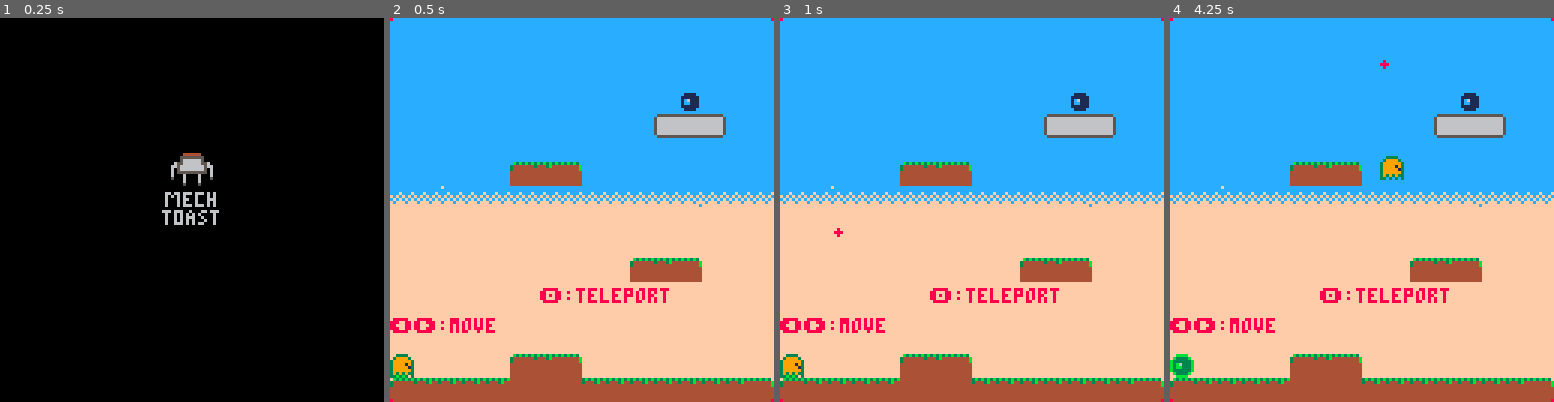
Above: before the commit, frames 1-4 (left to right).
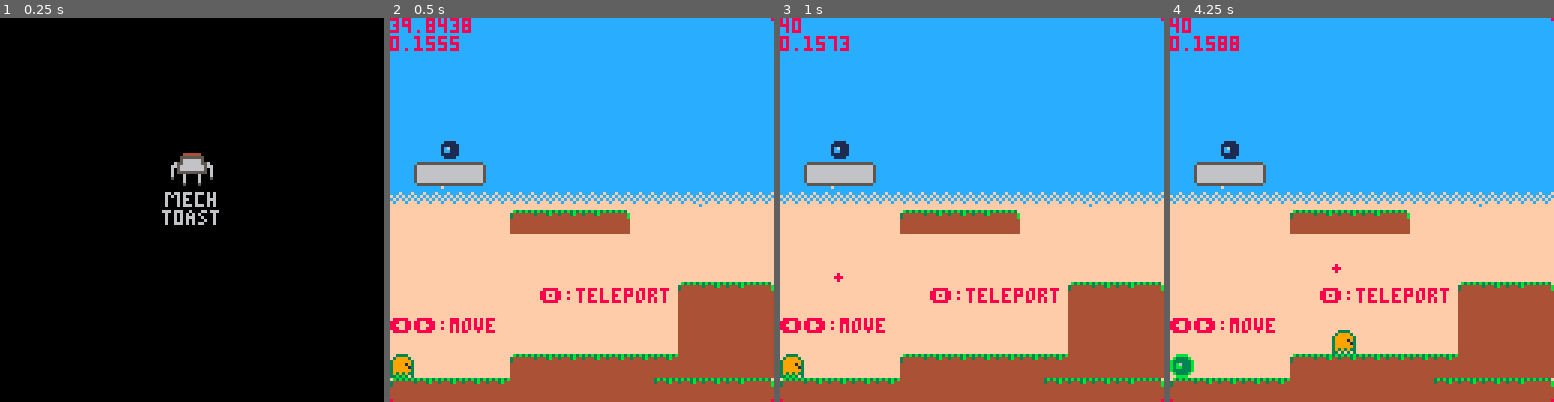
Above: after the commit, the same moments.

Repository: m-r-hunt/Pico-8-Carts
Game: PICO-8 cartridge telegren.p8
Two runs of this game, one before a commit and one after it. Both use one fixed random seed, a clock stepped at 60 frames per second and the inputs below.
Inputs:
- Up to frame 1 (0.25 s): no input
- Up to frame 2 (0.5 s): tap X (X key) at 0.33 s
- Up to frame 3 (1 s): tap O (Z key) at 0.7 s
- Up to frame 4 (4.25 s): tap X (X key) at 1.07, 1.85, 2.97, 4.08 s; hold Right 1.6-2.1 s; tap O (Z key) every 0.4 s from 1.7 to 4.1 s; hold Up 2.15-2.42 s; hold Right 2.47-3.03 s; hold Left 3.08-3.58 s; hold Down 3.63-3.97 s; hold Right from 4.02 s (still down)

Frame 1 is identical in both runs. In frame 2, 16% of the frame differs, in the area x 0-100%, y 0-96%; in frame 3, 15%; in frame 4, 16%.

Commit message:
Some improvements to telegren.

Diff:
--- a/telegren.p8
+++ b/telegren.p8
@@ -38,6 +38,8 @@
   pstarty=112},
  {pstartx=0,
   pstarty=112},
+ {pstartx=0,
+  pstarty=112},
 }
 
 p={x=levels[1].pstartx,y=levels[1].pstarty,dx=0,dy=0,w=7,h=7}
@@ -46,7 +48,7 @@
 
 pspeed=2
 
-g=.75
+g=1
 max_g=6
 
 function _draw()
@@ -70,10 +72,18 @@
  pset(127,0,8)
  pset(0,127,8)
  pset(127,127,8)
+
+ cursor(0,0)
+ print(stat(0))
+ print(stat(1))
 end
 
 function _update()
  frame+=1
+
+ fset(42,0,true)
+ palt(2,false)
+
  if btn(0) then
   p.dx=-pspeed
   pdir=-1
@@ -94,12 +104,14 @@
  local c1=move_thing(p)
  if c1 and band(2,p.ycoll)~=0 then
   p.dy=-8
-  p.ycoll=0
  elseif c1 and (band(4,p.xcoll)~=0 or band(4,p.ycoll)~=0) then
   advance_level()
-  p.xcoll=0
-  p.ycoll=0
- end
+ elseif c1 and band(16,p.ycoll)!=0 then
+  fset(42,0,false)
+  palt(2,true)
+ end
+ p.xcoll=0
+ p.ycoll=0
  if (gren.active) then
   apply_gravity(gren)
   local c=move_thing(gren)
@@ -140,8 +152,8 @@
  local coll=false
  if (dy>0) h=t.h
  for i=st_x,tgt_x,dx do
-  if check_flags(i+w,t.y)==0 and
-     check_flags(i+w,t.y+t.h)==0
+  if band(check_flags(i+w,t.y),1)==0 and
+     band(check_flags(i+w,t.y+t.h),1)==0
   then
    t.x=i
   else
@@ -155,8 +167,8 @@
   end
  end
  for i=st_y,tgt_y,dy do
-  if check_flags(t.x,i+h)==0 and
-     check_flags(t.x+t.w,i+h)==0
+  if band(check_flags(t.x,i+h),1)==0 and
+     band(check_flags(t.x+t.w,i+h),1)==0
   then
    t.y=i
   else
@@ -316,169 +328,298 @@
 
 
 
+…(129 lines of a section not shown)…
 __gff__
-0000000101010300050000000000000000000001010000000001010100000000000000000000000000090000000000000000000000000000000000000000000000000000000000000000000000000000000000000000000000000000000000000000000000000000000000000000000000000000000000000000000000000000
+0000000101010300050000000000000000000001010000000001010100000000000000000000000000090911110000000000000000000000000000000000000000000000000000000000000000000000000000000000000000000000000000000000000000000000000000000000000000000000000000000000000000000000
 0000000000000000000000000000000000000000000000000000000000000000000000000000000000000000000000000000000000000000000000000000000000000000000000000000000000000000000000000000000000000000000000000000000000000000000000000000000000000000000000000000000000000000
 __map__
 3434343434343434343434343434343400000000000000000000000000000000000000000000000000000000000000000000000000000000000000000000000000000000000000000000000000000000000000000000000000000000000000000000000000000000000000000000000000000000000000000000000000000000
 3434343434343434343434343434343400000000000000000000000000000000000000000000000000000000000000000000000000000000000000000000000000000000000000000000000000000000000000000000000000000000000000000000000000000000000000000000000000000000000000000000000000000000
 3434343434343434343434343434343400000000000000000000000000000000000000000000000000000000000800000000000000000000000000000000000000000000000000000000000000000000000000000000000000000000000000000000000000000000000000000000000000000000000000000000000000000000
-3434343434343434343434343434343400000000000000000000000008000000000000000000000000000000191a1b000000000000000000000000000000000000000000000000000000000000000000000000000000000000000000000000000000000000000000000000000000000000000000000000000000000000000000
-343434343434343434343434343434340000000000000000000000191a1b0000000000000000000000000000000000000000000000000000000000000000000000000000000000000000000000000000000000000000000000000000000000000000000000000000000000000000000000000000000000000000000000000000
-3434343434343434343434343434343400000000000000000000000000000000000000000000000000000000000000000000001303000000000000000000000000000000000000000000000000000000000000000000000000000000000000000000000000000000000000000000000000000000000000000000000000000000
-3434343434343434343434343434343400000000001303140000000000000000000000000000000000130314000000000000000000000000000000000000000000000000000000000000000000000000000000000000000000000000000000000000000000000000000000000000000000000000000000000000000000000000
-3232313232323232323232323332323200000000000000000000000000000000000000000000000000000000000000000000000000000000000000000000000000000000000000000000000000000000000000000000000000000000000000000000000000000000000000000000000000000000000000000000000000000000
-3030303030303030303030303030303000000000000000000000000000000000000000000000000000000000000000000000000000000000000000000000000000000000000000000000000000000000000000000000000000000000000000000000000000000000000000000000000000000000000000000000000000000000
-3030303030303030303030303030303000000000000000000000000000000000000000000000000000000000000000000000000000000000000000000000080000000000000000000000000000000000000000000000000000000000000000000000000000000000000000000000000000000000000000000000000000000000
-30303030303030303030303030303030000000000000000000001303140000000000000000000000000000000000000013140000000000292929292929191a1b00000000000000000000000000000000000000000000000000000000000000000000000000000000000000000000000000000000000000000000000000000000
-3030303030303030303030303030303000000000000000000000101010000000000000000000000000000000000000000000000000000000000000000000000000000000000000000000000000000000000000000000000000000000000000000000000000000000000000000000000000000000000000000000000000000000
-3030303030303030303030303030303000000000000000000000001000000000000000000000000000000000000000000000000000000000000000000000000000000000000000000000000000000000000000000000000000000000000000000000000000000000000000000000000000000000000000000000000000000000
-3030303030303030303030303030303000000000000000000000000000000000000000000000000000000000000000000000000000000000000000000000000000000000000000000000000000000000000000000000000000000000000000000000000000000000000000000000000000000000000000000000000000000000
-3030303030303030303030303030303000000000001303140000000000000000000000000000000000000000000000000000000000000000000000000000000000000000000000000000000000000000000000000000000000000000000000000000000000000000000000000000000000000000000000000000000000000000
-3030303030303030303030303030303013030303030505050303030303030314130303030314061303030303030303141303030303030303030303030303031400000000000000000000000000000000000000000000000000000000000000000000000000000000000000000000000000000000000000000000000000000000
-0000000000000000000000000000000000000000000000000000000000000000000000000000000000000000000000000000000000000000000000000000000000000000000000000000000000000000000000000000000000000000000000000000000000000000000000000000000000000000000000000000000000000000
-0000000000000000000000000000000000000000000000000000000000000000000000000000000000000000000000000000000000000000000000000000000000000000000000000000000000000000000000000000000000000000000000000000000000000000000000000000000000000000000000000000000000000000
-0000000000000000000000000000000000000000000000000000000000000000000000000000000000000000000000000000000000000000000000000000000000000000000000000000000000000000000000000000000000000000000000000000000000000000000000000000000000000000000000000000000000000000
-0000000000000000000000000000000000000000000000000000000000000000000000000000000000000000000000000000000000000000000000000000000000000000000000000000000000000000000000000000000000000000000000000000000000000000000000000000000000000000000000000000000000000000
-0000000000000000000000000000000000000000000000000000000000000000000000000000000000000000000000000000000000000000000000000000000000000000000000000000000000000000000000000000000000000000000000000000000000000000000000000000000000000000000000000000000000000000
-0000000000000000000000000000000000000000000000000000000000000000000000000000000000000000000000000000000000000000000000000000000000000000000000000000000000000000000000000000000000000000000000000000000000000000000000000000000000000000000000000000000000000000
-0000000000000000000000000000000000000000000000000000000000000000000000000000000000000000000000000000000000000000000000000000000000000000000000000000000000000000000000000000000000000000000000000000000000000000000000000000000000000000000000000000000000000000
-0000000000000000000000000000000000000000000000000000000000000000000000000000000000000000000000000000000000000000000000000000000000000000000000000000000000000000000000000000000000000000000000000000000000000000000000000000000000000000000000000000000000000000
-0000000000000000000000000000000000000000000000000000000000000000000000000000000000000000000000000000000000000000000000000000000000000000000000000000000000000000000000000000000000000000000000000000000000000000000000000000000000000000000000000000000000000000
-0000000000000000000000000000000000000000000000000000000000000000000000000000000000000000000000000000000000000000000000000000000000000000000000000000000000000000000000000000000000000000000000000000000000000000000000000000000000000000000000000000000000000000
-0000000000000000000000000000000000000000000000000000000000000000000000000000000000000000000000000000000000000000000000000000000000000000000000000000000000000000000000000000000000000000000000000000000000000000000000000000000000000000000000000000000000000000
-0000000000000000000000000000000000000000000000000000000000000000000000000000000000000000000000000000000000000000000000000000000000000000000000000000000000000000000000000000000000000000000000000000000000000000000000000000000000000000000000000000000000000000
-0000000000000000000000000000000000000000000000000000000000000000000000000000000000000000000000000000000000000000000000000000000000000000000000000000000000000000000000000000000000000000000000000000000000000000000000000000000000000000000000000000000000000000
-0000000000000000000000000000000000000000000000000000000000000000000000000000000000000000000000000000000000000000000000000000000000000000000000000000000000000000000000000000000000000000000000000000000000000000000000000000000000000000000000000000000000000000
-0000000000000000000000000000000000000000000000000000000000000000000000000000000000000000000000000000000000000000000000000000000000000000000000000000000000000000000000000000000000000000000000000000000000000000000000000000000000000000000000000000000000000000
-0000000000000000000000000000000000000000000000000000000000000000000000000000000000000000000000000000000000000000000000000000000000000000000000000000000000000000000000000000000000000000000000000000000000000000000000000000000000000000000000000000000000000000
-…(130 lines of a section not shown)…
+3434343434343434343434343434343400000000000000000000000000000000000000050505050505050505191a1b000000000000000000000000000000000000000000000000000000000000000000000000000000000000000000000000000000000000000000000000000000000000000000000000000000000000000000
+3434343434343434343434343434343400000000000000000000000000000000000000000000000000000000000000000000000000000000000000080000000000000000000000000000000000080000000000000000000000000000000000000000000000000000000000000000000000000000000000000000000000000000
+34343434343434343434343434343434000008000000000000000000000000000000000000000000000000000000000000000000000000000000191a1b0000000000000000000000002a2a2a191a1b00000000000000000000000000000000000000000000000000000000000000000000000000000000000000000000000000
+3434343434343434343434343434343400191a1b000000000000000000000000000000000000000000000000000000000000000000000000000000000000000000000000000000000000000000000000000000000000000000000000000000000000000000000000000000000000000000000000000000000000000000000000
+323231323232323232323232333232320000000000000000000000000000000000000000000000000000000000000000000000000000000000000000000000000000000000000000001c000000000000000000000000000000000000000000000000000000000000000000000000000000000000000000000000000000000000
+303030303030303030303030303030300000000000130303031400000000000006000000000000000000000000000000000000131400000000000000000000000505050505050505052c050000000000000000000000000000000000000000000000000000000000000000000000000000000000000000000000000000000000
+3030303030303030303030303030303000000000000000000000000000000000000000000000000005050505000000000000000000000000000000000000000029292929292929292a00000000000000000000000000000000000000000000000000000000000000000000000000000000000000000000000000000000000000
+3030303030303030303030303030303000000000000000000000000000000000000000000000000005050505000000000000000000000000000000000000000000000000000000002a00000000000000000000000000000000000000000000000000000000000000000000000000000000000000000000000000000000000000
+3030303030303030303030303030303000000000000000000000000013030314000006050505050505050505000000001314000000000029292929292905060500000000000000002a00000015050505000000000000000000000000000000000000000000000000000000000000000000000000000000000000000000000000
+3030303030303030303030303030303000000000000000000000001005050505050505050505050505050505000000000000000000000000000000000000000000000000000000002a00000000000000000000000000000000000000000000000000000000000000000000000000000000000000000000000000000000000000
+3030303030303030303030303030303000000000000000000000000005050505000000000000000000000000000000000000000000000000000000000000000000000000000000002a00000000000000000000000000000000000000000000000000000000000000000000000000000000000000000000000000000000000000
+303030303030303030303030303030300000000000130303030303030505050500000000000000000000000000000000000000000000000000000000000000000000000000001c002a00000000000008000000000000000000000000000000000000000000000000000000000000000000000000000000000000000000000000
+303030303030303030303030303030301303030303050505050505030303031413030303030303030303031405060314130303030303030303030303030303141303030303032c030303030303030314000000000000000000000000000000000000000000000000000000000000000000000000000000000000000000000000
+0000000000000000000000000000000000000000000000000000000000000000000000000000000000000000000000000000000000000000000000000000000000000000000000000000000000000000000000000000000000000000000000000000000000000000000000000000000000000000000000000000000000000000
+0000000000000000000000000000000000000000000000000000000000000000000000000000000000000000000000000000000000000000000000000000000000000000000000000000000000000000000000000000000000000000000000000000000000000000000000000000000000000000000000000000000000000000
+0000000000000000000000000000000000000000000000000000000000000000000000000000000000000000000000000000000000000000000000000000000000000000000000000000000000000000000000000000000000000000000000000000000000000000000000000000000000000000000000000000000000000000
+0000000000000000000000000000000000000000000000000000000000000000000000000000000000000000000000000000000000000000000000000000000000000000000000000000000000000000000000000000000000000000000000000000000000000000000000000000000000000000000000000000000000000000
+0000000000000000000000000000000000000000000000000000000000000000000000000000000000000000000000000000000000000000000000000000000000000000000000000000000000000000000000000000000000000000000000000000000000000000000000000000000000000000000000000000000000000000
+0000000000000000000000000000000000000000000000000000000000000000000000000000000000000000000000000000000000000000000000000000000000000000000000000000000000000000000000000000000000000000000000000000000000000000000000000000000000000000000000000000000000000000
+0000000000000000000000000000000000000000000000000000000000000000000000000000000000000000000000000000000000000000000000000000000000000000000000000000000000000000000000000000000000000000000000000000000000000000000000000000000000000000000000000000000000000000
+0000000000000000000000000000000000000000000000000000000000000000000000000000000000000000000000000000000000000000000000000000000000000000000000000000000000000000000000000000000000000000000000000000000000000000000000000000000000000000000000000000000000000000
+0000000000000000000000000000000000000000000000000000000000000000000000000000000000000000000000000000000000000000000000000000000000000000000000000000000000000000000000000000000000000000000000000000000000000000000000000000000000000000000000000000000000000000
+0000000000000000000000000000000000000000000000000000000000000000000000000000000000000000000000000000000000000000000000000000000000000000000000000000000000000000000000000000000000000000000000000000000000000000000000000000000000000000000000000000000000000000
+0000000000000000000000000000000000000000000000000000000000000000000000000000000000000000000000000000000000000000000000000000000000000000000000000000000000000000000000000000000000000000000000000000000000000000000000000000000000000000000000000000000000000000
+0000000000000000000000000000000000000000000000000000000000000000000000000000000000000000000000000000000000000000000000000000000000000000000000000000000000000000000000000000000000000000000000000000000000000000000000000000000000000000000000000000000000000000
+0000000000000000000000000000000000000000000000000000000000000000000000000000000000000000000000000000000000000000000000000000000000000000000000000000000000000000000000000000000000000000000000000000000000000000000000000000000000000000000000000000000000000000
+0000000000000000000000000000000000000000000000000000000000000000000000000000000000000000000000000000000000000000000000000000000000000000000000000000000000000000000000000000000000000000000000000000000000000000000000000000000000000000000000000000000000000000
+0000000000000000000000000000000000000000000000000000000000000000000000000000000000000000000000000000000000000000000000000000000000000000000000000000000000000000000000000000000000000000000000000000000000000000000000000000000000000000000000000000000000000000
+0000000000000000000000000000000000000000000000000000000000000000000000000000000000000000000000000000000000000000000000000000000000000000000000000000000000000000000000000000000000000000000000000000000000000000000000000000000000000000000000000000000000000000
+…(130 lines of a section not shown)…
Not shown, changed: 139 lines of the sprite sheet (__gfx__) section of telegren.p8
Not shown, changed: the thumbnail (__label__) section of telegren.p8
